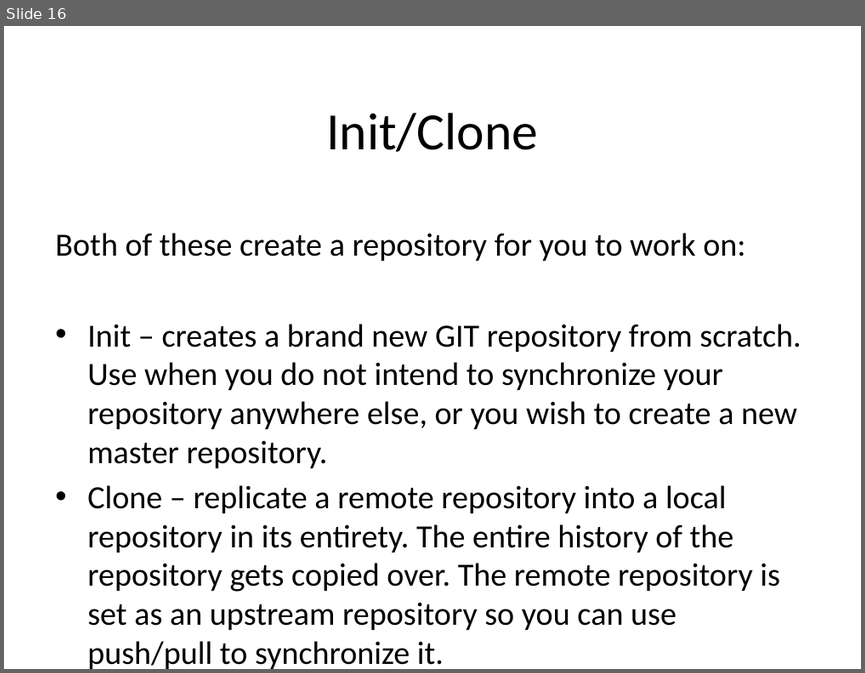
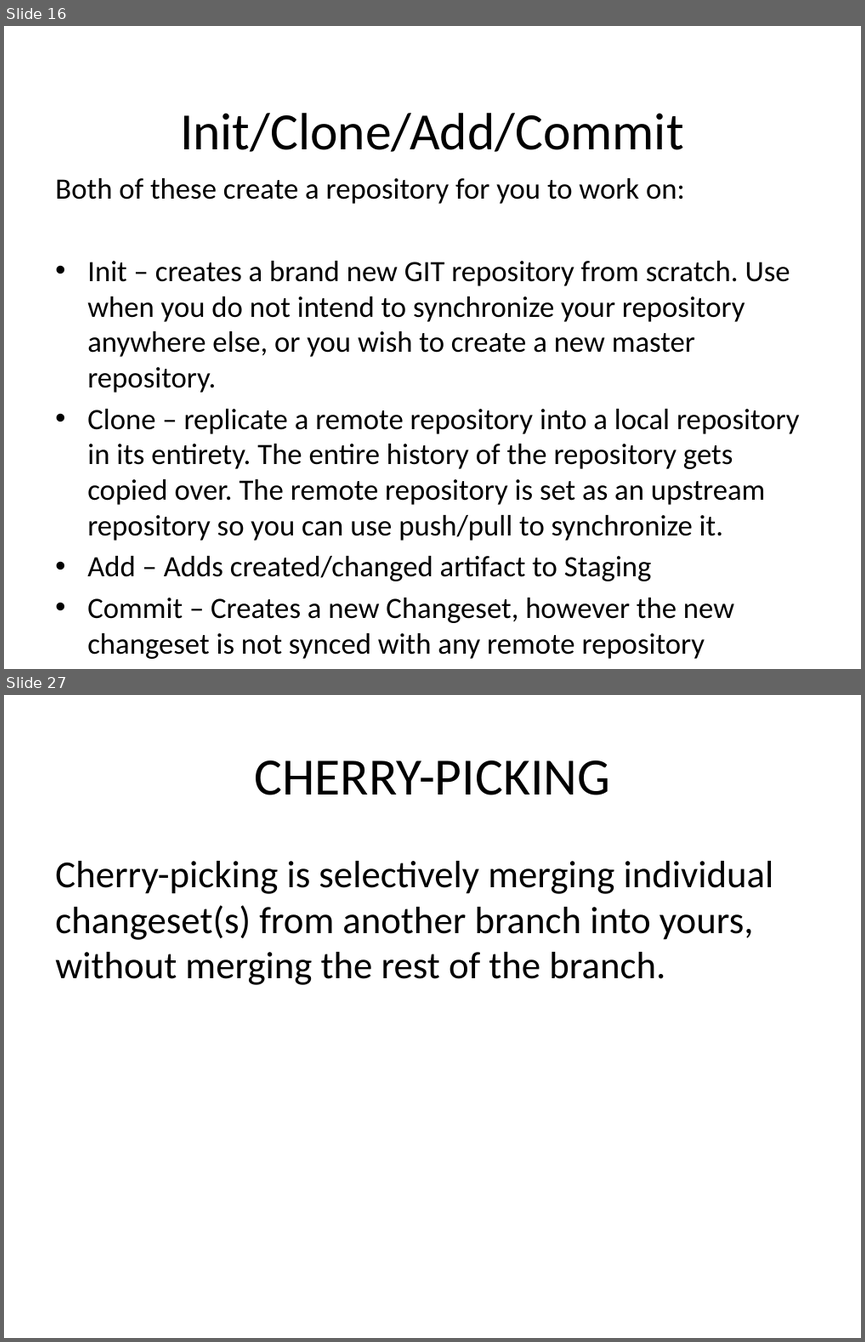
Before and after one commit to kangelov/gitdemo, a slide deck: powerpoint/An Introduction to GIT.pptx. Shown one above the other, each under a label of ours: slide 16 before the commit, slides 16 and 27 after it; the slides between them are not shown. The pictures are 865x673 and 865x1342 pixels, drawn with LibreOffice and Linux fonts; fonts in the diff are those of the drawing. Boxes give left, top, right and bottom in pixels: in the first picture for what was removed or moved away, otherwise in the second. Text is boxed around its words. In the diff, an @@ line names an element or a change of style, - is before the commit and + after.

```diff
--- a/powerpoint/An Introduction to GIT.pptx
+++ b/powerpoint/An Introduction to GIT.pptx
@@ slide 27 added at <box>4,695,861,1338</box>, background #FFFFFF @@
@@ title added at <box>254,760,610,795</box>, 44 pt, text #000000 @@
+CHERRY-PICKING
@@ text added at <box>55,861,774,985</box>, 32 pt, text #000000 @@
+Cherry-picking is selectively merging individual changeset(s) from another branch into yours, without merging the rest of the branch.
@@ slide 16 changed as well @@
@@ title at <box>180,113,684,152</box>: text changed @@
-Init/Clone
+Init/Clone/Add/Commit
@@ text "Both of these create a ...": place and size @@
-text "Both of these create a ..." at <box>55,233,800,669</box>
+text "Both of these create a ..." at <box>55,178,800,658</box>
@@ text at <box>55,178,800,540</box>: size 27.2 to 24.8 pt in "Both of these create a repository for ...", "Init – creates a brand new GIT ...", "Clone – replicate a remote repository into ..." @@
@@ text at <box>87,556,734,658</box>: paragraphs added @@
+• Add – Adds created/changed artifact to Staging
+• Commit – Creates a new Changeset, however the new changeset is not synced with any remote repository
```
Also in this commit, not shown: 3 other slides changed, 10 other slides added.
